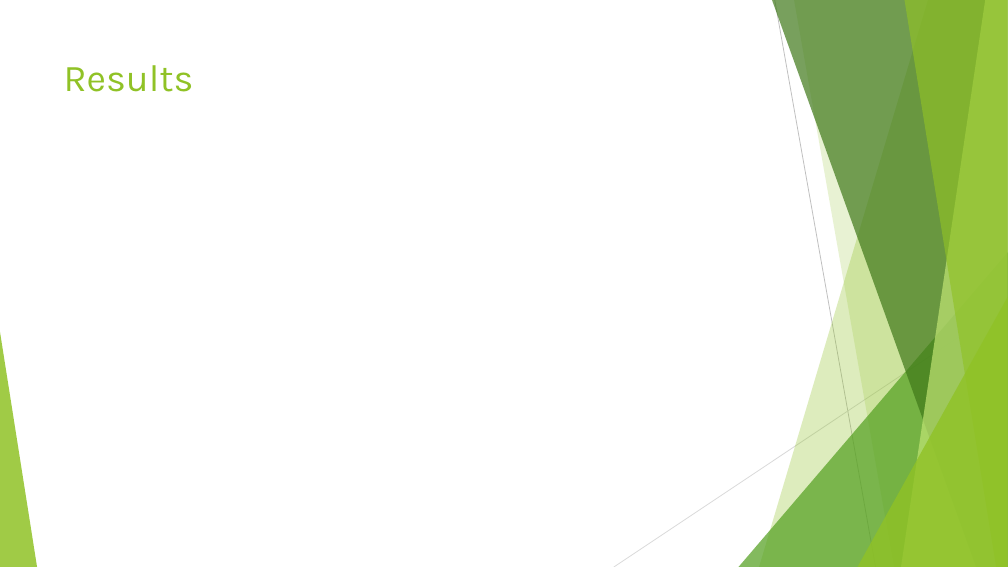
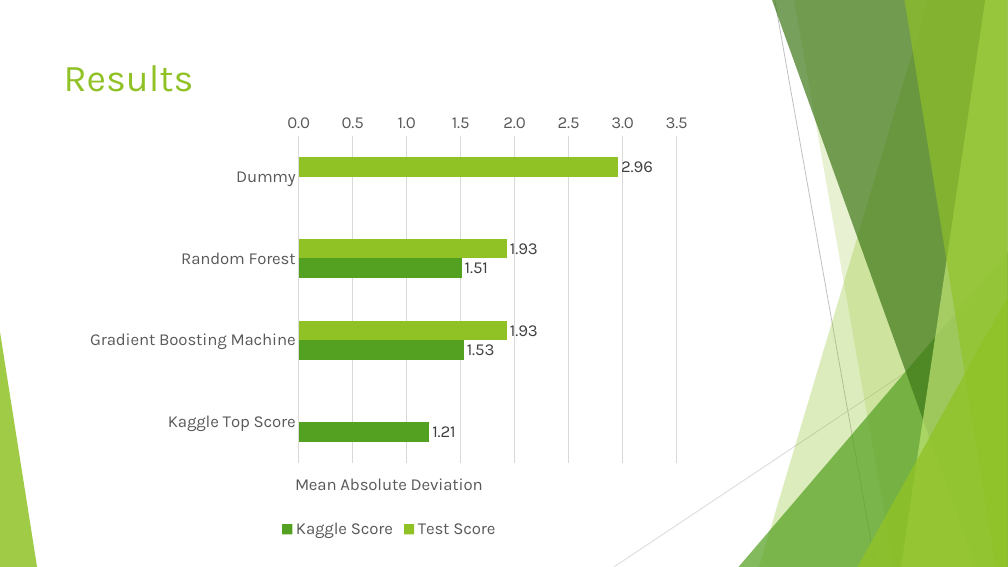
Before and after one commit to DavidBraslow/dsc-5-capstone-project-online-ds-sp-000, a slide deck: slide 6 of presentation.pptx. Drawn at 1008x567 pixels with LibreOffice and Linux fonts; fonts in the diff are those of the drawing. Boxes give left, top, right and bottom in pixels: in the first picture for what was removed or moved away, otherwise in the second. Text is boxed around its words. In the diff, an @@ line names an element or a change of style, - is before the commit and + after.

```diff
--- a/presentation.pptx
+++ b/presentation.pptx
@@ bar chart added at (78,105,700,542) @@
+categories: Dummy, Random Forest, Gradient Boosting Machine, Kaggle Top Score
+Test Score: 2.96, 1.93, 1.93, -
+Kaggle Score: -, 1.51, 1.53, 1.21
```
Also in this commit, not shown: 1 other slide changed, 3 other files.
